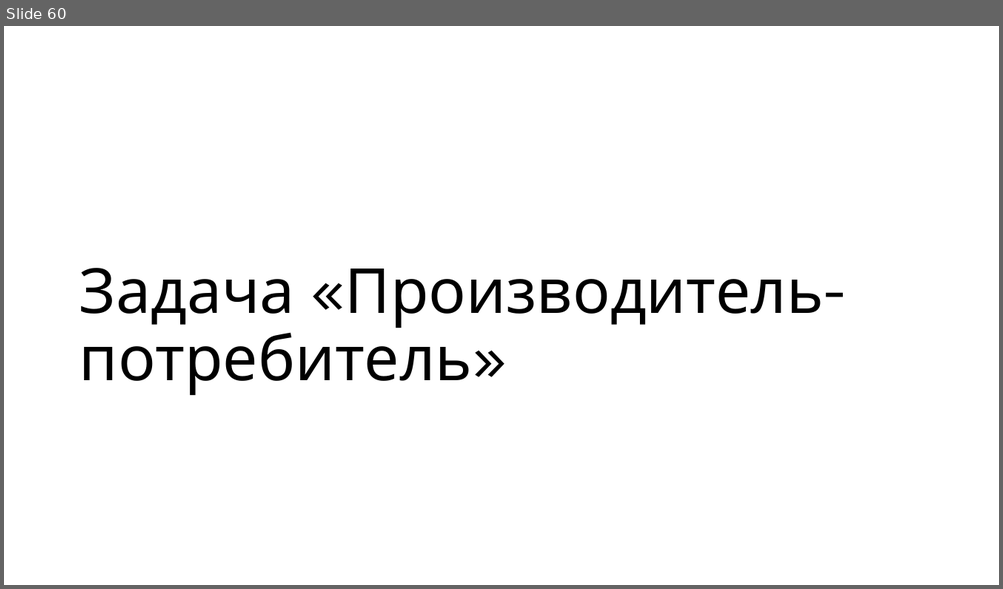
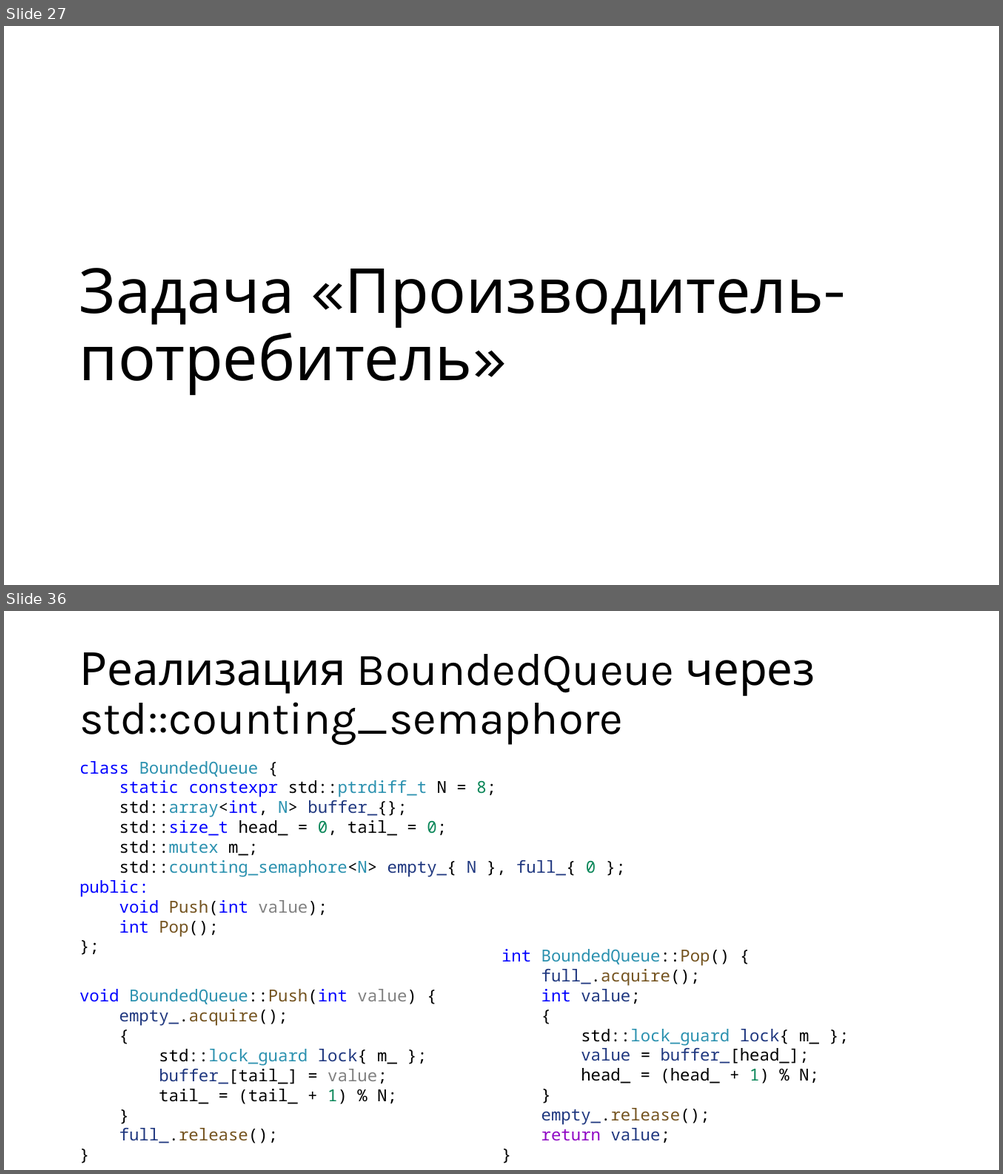
Before and after one commit to alexey-malov/os-course, a slide deck: lectures/05/Синхронизация и межпроцессная коммуникация.pptx. Shown one above the other, each under a label of ours: slide 60 before the commit, slides 27 and 36 after it; the slides between them are not shown. The pictures are 1003x589 and 1003x1174 pixels, drawn with LibreOffice and Linux fonts; fonts in the diff are those of the drawing. Boxes give left, top, right and bottom in pixels: in the first picture for what was removed or moved away, otherwise in the second. Text is boxed around its words. In the diff, an @@ line names an element or a change of style, - is before the commit and + after.

```diff
--- a/lectures/05/Синхронизация и межпроцессная коммуникация.pptx
+++ b/lectures/05/Синхронизация и межпроцессная коммуникация.pptx
@@ slide 36 added at (4,611,999,1170), background #FFFFFF @@
@@ title added at (79,652,815,745), 44 pt, text #000000 @@
+Реализация BoundedQueue через std::counting_semaphore
@@ text added at (79,761,595,937), 16 pt, text #000000 @@
+class BoundedQueue {
+static constexpr std::ptrdiff_t N = 8;
+std::array<int, N> buffer_{};
+std::size_t head_ = 0, tail_ = 0;
+std::mutex m_;
+std::counting_semaphore<N> empty_{ N }, full_{ 0 };
+public:
+void Push(int value);
+int Pop();
+};
@@ text added at (501,949,819,1143), 16 pt, text #000000 @@
+int BoundedQueue::Pop() {
+full_.acquire();
+int value;
+{
+std::lock_guard lock{ m_ };
+value = buffer_[head_];
+head_ = (head_ + 1) % N;
+}
+empty_.release();
+return value;
+}
@@ text added at (79,989,416,1144), 16 pt, text #000000 @@
+void BoundedQueue::Push(int value) {
+empty_.acquire();
+{
+std::lock_guard lock{ m_ };
+buffer_[tail_] = value;
+tail_ = (tail_ + 1) % N;
+}
+full_.release();
+}
@@ what was slide 60 is now slide 27 @@
```
Also in this commit, not shown: 11 slides changed, 67 other slides added, 148 slides removed, 1 other file.
